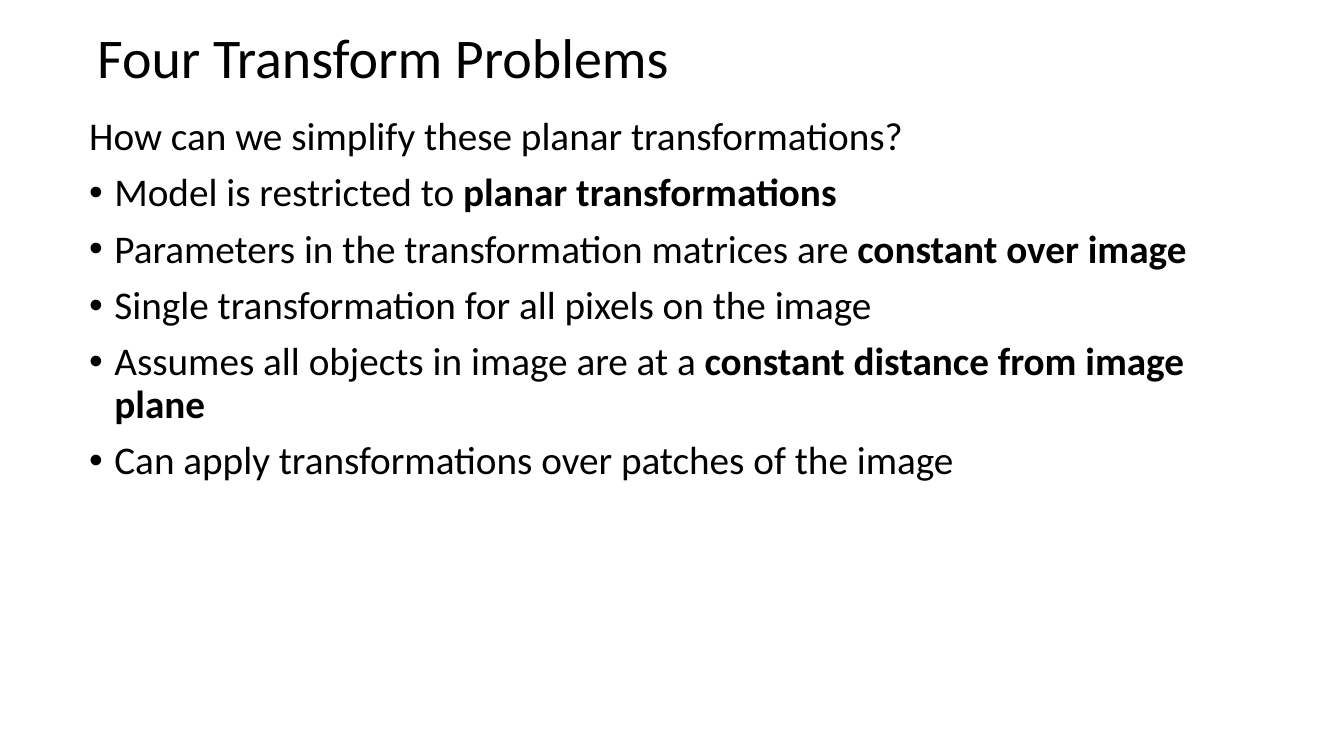
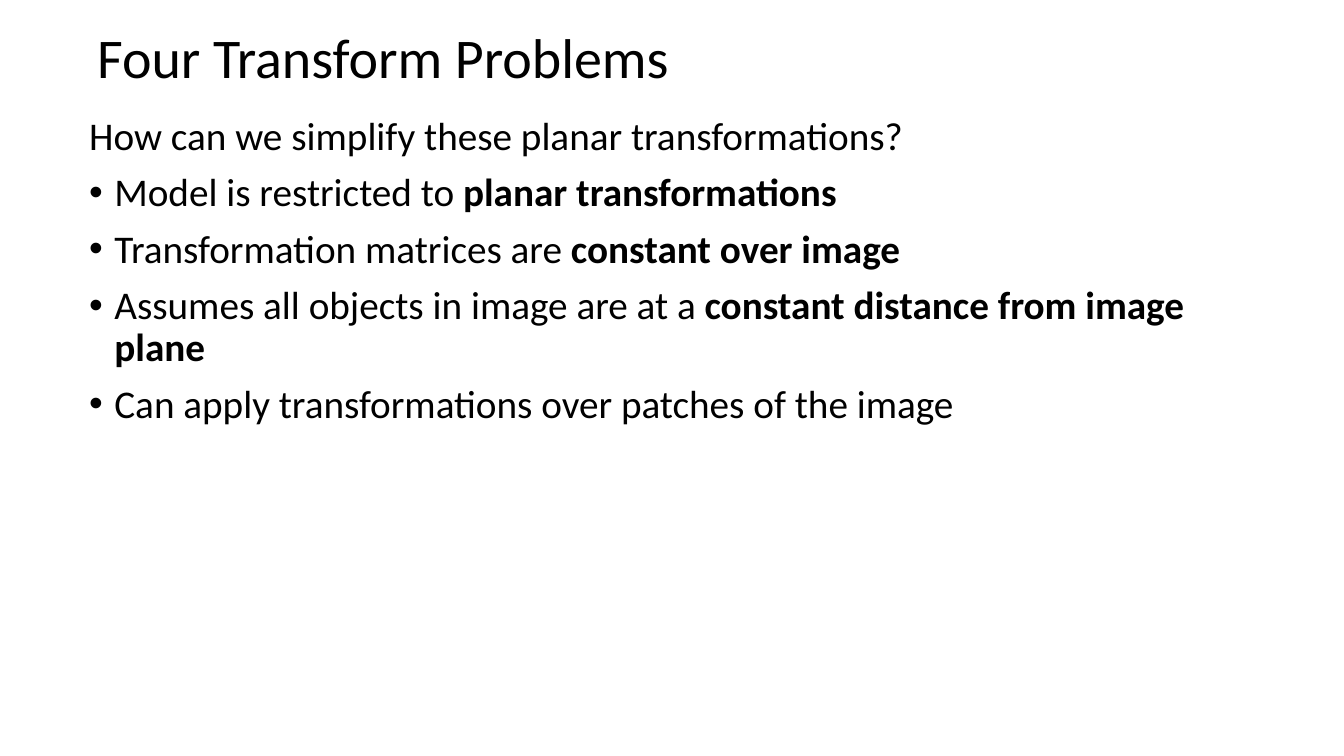
Before and after one commit to StephenElston/CSCI-E25, a slide deck: slide 30 of Slides/9_HomographyProjection.pptx (slide 25 before the commit). Drawn at 1344x756 pixels with LibreOffice and Linux fonts; fonts in the diff are those of the drawing. Boxes give left, top, right and bottom in pixels: in the first picture for what was removed or moved away, otherwise in the second. Text is boxed around its words. In the diff, an @@ line names an element or a change of style, - is before the commit and + after.

Commit message:
Updates slides on image transformations

```diff
--- a/Slides/9_HomographyProjection.pptx
+++ b/Slides/9_HomographyProjection.pptx
@@ text at <box>114,235,900,270</box>: text changed @@
-• Parameters in the transformation matrices are constant over image
-• Single transformation for all pixels on the image
+• Transformation matrices are constant over image
```
Also in this commit, not shown: 8 other slides changed, 7 slides added.
